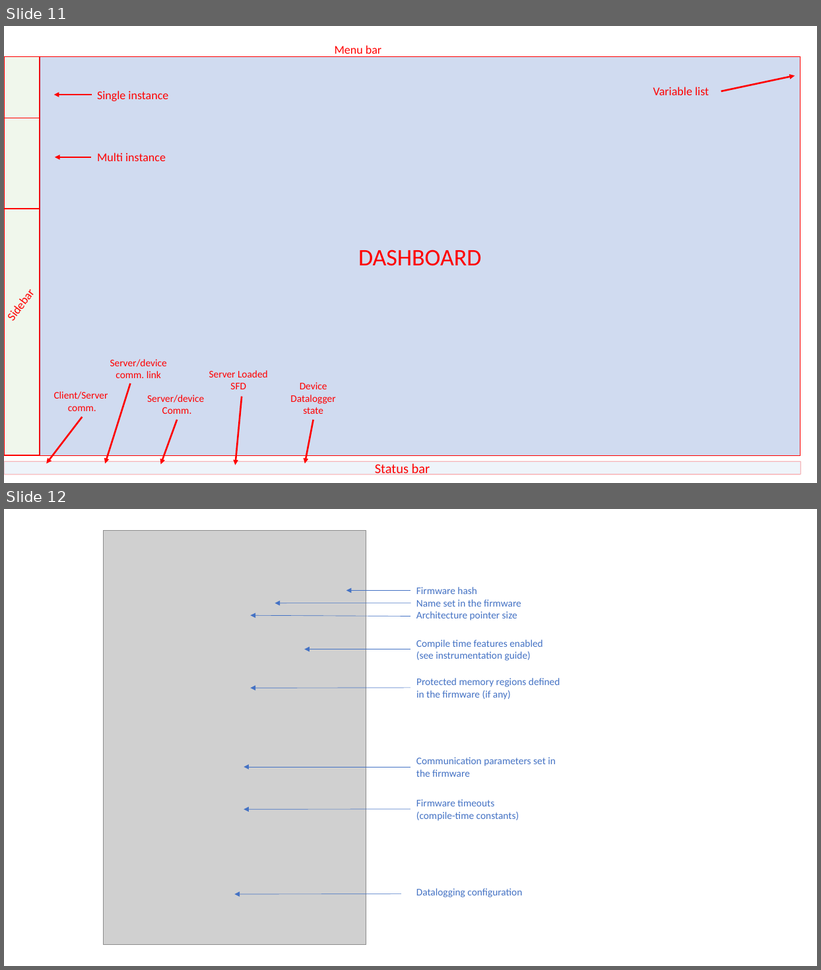
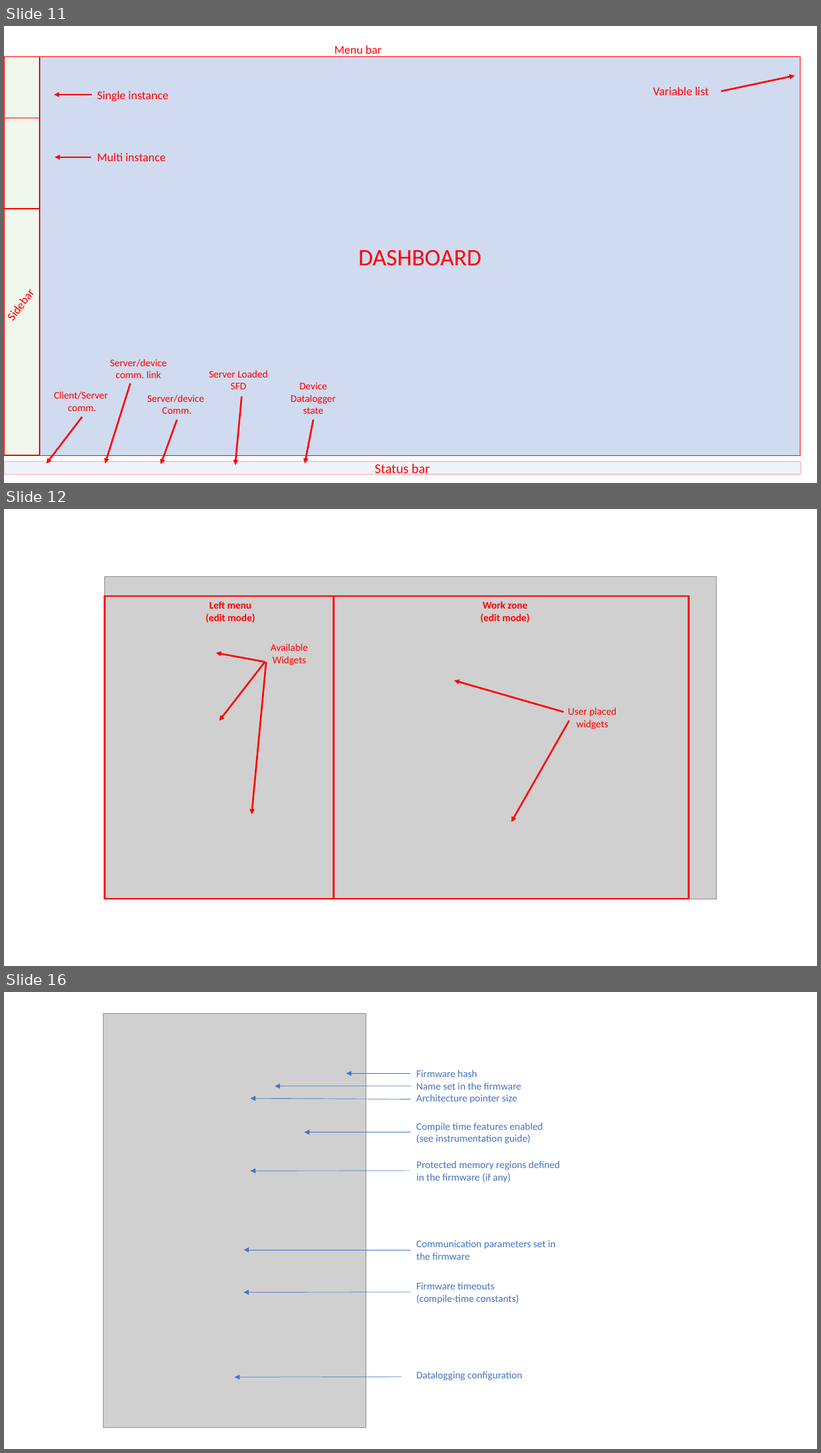
Before and after one commit to scrutinydebugger/scrutiny-devtools, a slide deck: graphics/graphics.pptx. Shown one above the other, each under a label of ours: slides 11 and 12 before the commit, slides 11, 12 and 16 after it; the slides between them are not shown. The pictures are 821x970 and 821x1453 pixels, drawn with LibreOffice and Linux fonts; fonts in the diff are those of the drawing; grey boxes stand for pictures; background and template pictures are left out. Boxes give left, top, right and bottom in pixels: in the first picture for what was removed or moved away, otherwise in the second. Text is boxed around its words. In the diff, an @@ line names an element or a change of style, - is before the commit and + after.

```diff
--- a/graphics/graphics.pptx
+++ b/graphics/graphics.pptx
@@ slide 12 added at [4, 509, 817, 966], background #FFFFFF @@
@@ picture added at [104, 576, 717, 899] @@
@@ rounded rectangle added at [104, 596, 334, 900], outline #FF0000 2 pt @@
@@ text added at [206, 601, 255, 623], 12 pt, text #FF0000, bold @@
+Left menu
+(edit mode)
@@ rounded rectangle added at [334, 596, 689, 900], outline #FF0000 2 pt @@
@@ text added at [481, 601, 530, 623], 12 pt, text #FF0000, bold @@
+Work zone
+(edit mode)
@@ text added at [271, 644, 308, 665], 12 pt, text #FF0000 @@
+Available Widgets
@@ arrow added from (265, 662) to (217, 653), #FF0000 2 pt @@
@@ arrow added from (265, 662) to (219, 721), #FF0000 2 pt @@
@@ arrow added from (266, 662) to (252, 815), #FF0000 2 pt @@
@@ arrow added from (564, 712) to (454, 681), #FF0000 2 pt @@
@@ arrow added from (570, 721) to (512, 823), #FF0000 2 pt @@
@@ text added at [568, 708, 616, 729], 12 pt, text #FF0000 @@
+User placed widgets
@@ what was slide 12 is now slide 16 @@
```
Also in this commit, not shown: 3 other slides added.
